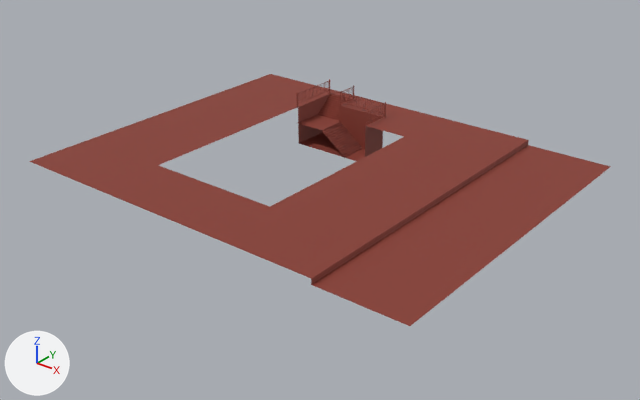
An edit to the FBX model TheCoCe/Export/Assets/Buildings/House01/House01_Ground.fbx, drawn before and after from the same camera.
The view is the same before and after, from a 50 mm camera at (24.4, -28.1, 17.5) aimed at (2.3, -0.4, 0.4). The axes (+X, +Y, +Z) are drawn at lower left. The lights are the same throughout. Where no turn or scale is listed for an object, it has been applied to the vertices.

In view in the first picture: 'Ground'.
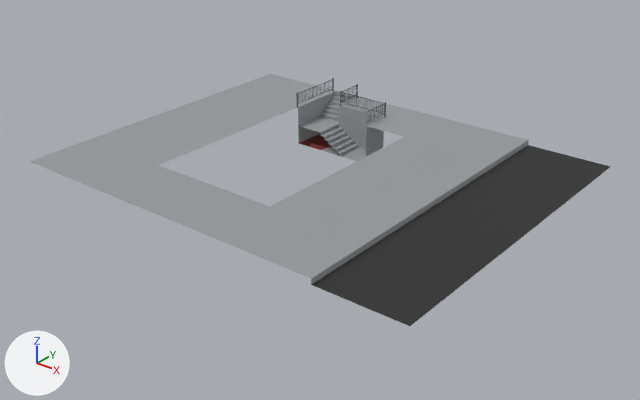
Location of each change, [x1, y1, x2, y2] in pixels of the pictures (640 x 400 px):
part 1 of me_plane_033, cut back
    both: [212, 79, 528, 278]
part 2 of me_plane_033, recoloured
    both: [296, 81, 386, 123]
part 3 of me_plane_033, recoloured
    both: [29, 74, 529, 285]
part 4 of me_plane_033, recoloured
    both: [312, 145, 611, 326]

Edits to the bpy script that builds the scene:
```text
Add mat_metal:
    mat_metal = principled_material('Metal')
    mat_metal.base_color = (0.0465, 0.0553, 0.0612)  # dark grey #3d4246
    mat_metal.roughness = 0.69
Add mat_stone:
    mat_stone = principled_material('Stone')
    mat_stone.base_color = (0.306, 0.327, 0.342)  # grey #969b9e
    mat_stone.roughness = 0.69
Add mat_tar:
    mat_tar = principled_material('Tar')
    mat_tar.base_color = (0.0237, 0.0237, 0.0237)  # black #2b2b2b
    mat_tar.roughness = 0.69
Change me_plane_033:
    used by ob_ground; location = (0.0, 0.0, 2.0)
    remove me_plane_033.from_pydata(...)  # 877 vertices, 473 faces; spans x -8.0..12.0, y -8.0..8.0, z -2.0..0.8
    add me_plane_033.from_pydata(...)  # 870 vertices, 472 faces; spans x -8.0..12.0, y -8.0..8.0, z -2.0..0.8
    me_plane_033 part 1
    129 vertices are removed from x -3.3..-0.3, y 4.7..7.5, z -2.0..0.8
    94 faces are deleted
    10 vertices in x -3.3..-1.7, y 7.4..7.5, z -2.0..0.7 move by (0.0, 0.3, 0.0)
    8 vertices in x -8.0..12.0, y 7.4, z -0.3..0.0 move by (0.0, 0.4, 0.0)
    3 vertices move from x -3.3..1.0, y 4.7..7.4, z -1.3..0.0 to x -3.3..1.1, y 4.7..7.8, z -1.3..0.0
    50 vertices are added at x -3.3..7.7, y -8.0..8.0, z -2.0..0.2
    8 new vertices lie (0.0, 1.6, 0.0) away from vertices in x -1.5..-0.5, y 4.7, z -2.0..-1.3
    35 new faces join them, mat_stone (grey #969b9e)
    16 new faces join them, mat_metal (dark grey #3d4246)
    me_plane_033 part 2: 337 faces spanning x -3.3..1.1, y 4.7..7.7, z 0.0..0.8 switch from mat_material_009 (red #883b2f) to mat_metal (dark grey #3d4246)
    me_plane_033 part 3: 34 faces spanning x -8.0..8.0, y -8.0..8.0, z -2.0..0.0 switch from mat_material_009 (red #883b2f) to mat_stone (grey #969b9e)
    me_plane_033 part 4: 6 faces spanning x 8.0..12.0, y -8.0..8.0, z -0.3..-0.2 switch from mat_material_009 (red #883b2f) to mat_tar (black #2a2a2a)
```
